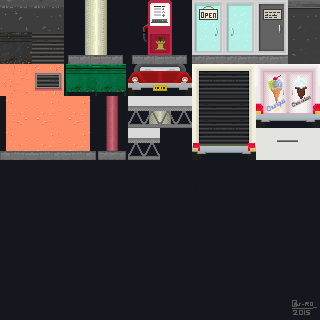
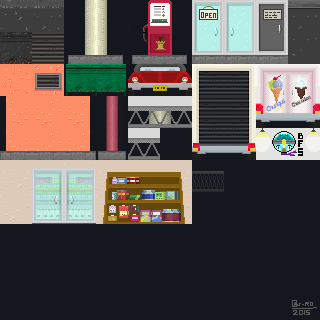
Revision of a layered 320 × 320 image; what changed, layer by layer:
removed layer "WIP 2" over [282, 140, 298, 142]
removed layer "WIP" over [256, 128, 320, 156]
painted on "V2" over [0, 104, 320, 224]
